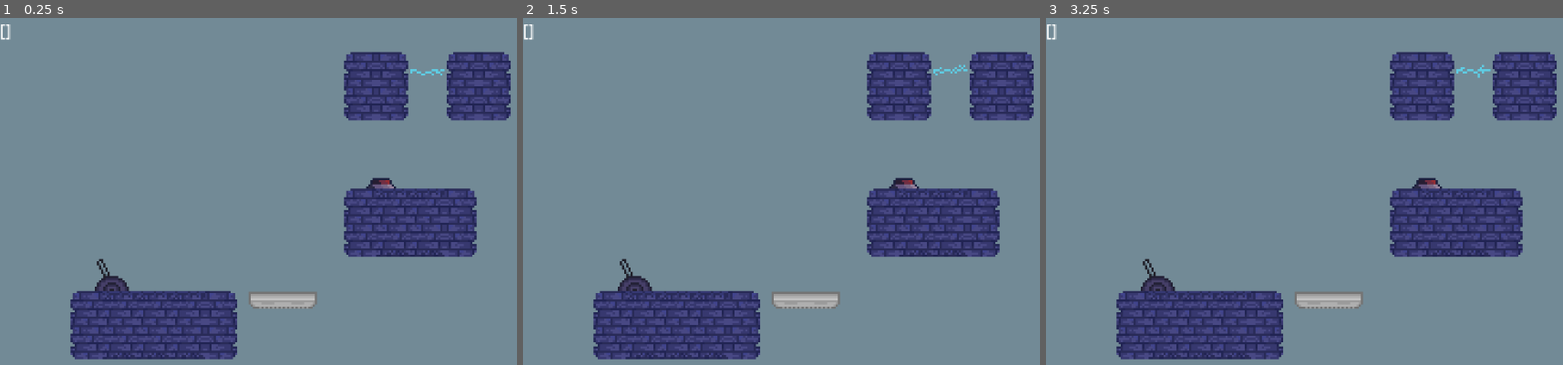
Above: before the commit, frames 1-3 (left to right).
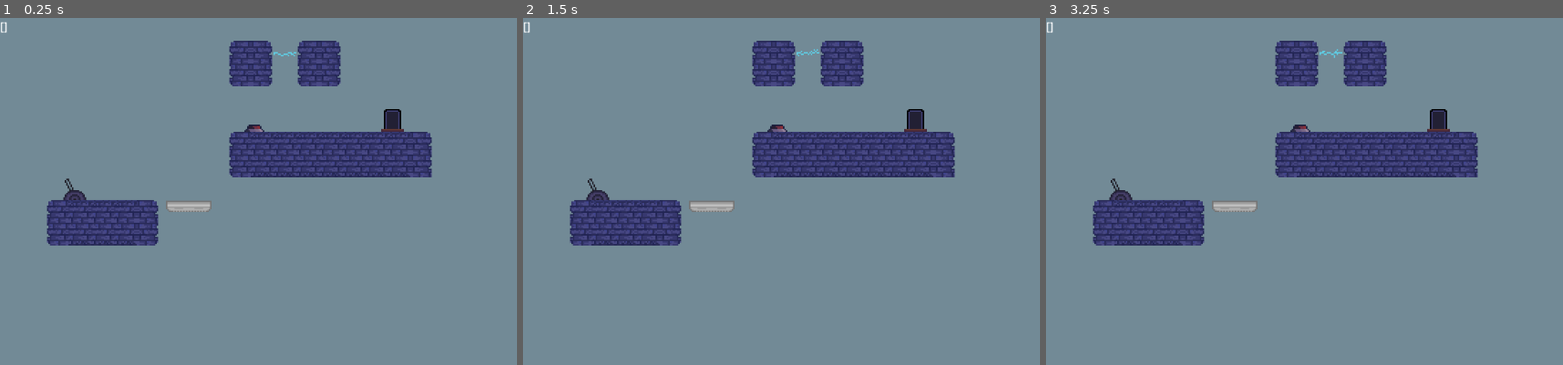
Above: after the commit, the same moments.

Repository: bsimovic93/CO-OP-2D-Project
Game: Godot game, scene res://scenes/main.tscn
Same seed, same stepped clock (60 frames per second), same inputs: the game is played once before the commit and once after it.
Inputs:
- Up to frame 1 (0.25 s): no input
- Up to frame 2 (1.5 s): tap Enter (ui_accept) at 0.5, 0.77, 1.25 s; hold Right (ui_right) from 0.53 s (still down); tap E (interact) at 0.6, 1.35 s
- Up to frame 3 (3.25 s): tap Enter (ui_accept) at 1.52, 2.75, 3.02 s; tap F (reset) at 2 s; release Right (ui_right) at 2.03 s; hold Left (ui_left) 2.03-2.78 s; tap E (interact) at 2.1, 2.85 s; hold Right (ui_right) from 2.78 s (still down)

The runs differ from the first frame. In frame 1, 28% of the frame differs, in the area x 0-99%, y 1-99%; in frame 2, 28%; in frame 3, 28%.

Commit message:
Feat: player death

Diff:
--- a/project.godot
+++ b/project.godot
@@ -18,7 +18,7 @@
 [autoload]
 
 InteractionManager="*res://scripts/interactions.gd"
-GameManager="*res://scripts/player_manager.gd"
+GameManager="*res://scripts/game_manager.gd"
 
 [display]
 
--- /dev/null
+++ b/scenes/exit.tscn
@@ -0,0 +1,18 @@
+[gd_scene load_steps=3 format=3 uid="uid://bolq60lmrqtgo"]
+
+[ext_resource type="Texture2D" uid="uid://f2jvxngadbnb" path="res://sprites/Sprite-door.png" id="1_sqwof"]
+
+[sub_resource type="RectangleShape2D" id="RectangleShape2D_ewmlo"]
+size = Vector2(30, 30)
+
+[node name="Exit" type="Node2D"]
+position = Vector2(551, 144)
+
+[node name="Sprite2D" type="Sprite2D" parent="."]
+scale = Vector2(2, 2)
+texture = ExtResource("1_sqwof")
+
+[node name="Area2D" type="Area2D" parent="."]
+
+[node name="CollisionShape2D" type="CollisionShape2D" parent="Area2D"]
+shape = SubResource("RectangleShape2D_ewmlo")
--- a/scenes/player.gd
+++ b/scenes/player.gd
@@ -3,6 +3,8 @@
 
 const SPEED = 150.0
 const JUMP_VELOCITY = -300.0
+
+signal hit(player_id);
 
 # Get the gravity from the project settings to be synced with RigidBody nodes.
 var gravity = ProjectSettings.get_setting("physics/2d/default_gravity")
@@ -33,6 +35,17 @@
 
 		move_and_slide()
 
+func die():
+	hit.emit(multiplayer.get_unique_id())
+
+
 func _enter_tree():
 	print('multiplayer started')
 	set_multiplayer_authority(name.to_int());
+
+
+func _on_area_2d_area_shape_entered(area_rid, area, area_shape_index, local_shape_index):
+	if area.get_node('../').is_in_group('Shocker'):
+			print('ded')
+			die()
+	pass # Replace with function body.
--- a/scenes/player.tscn
+++ b/scenes/player.tscn
@@ -1,11 +1,10 @@
-[gd_scene load_steps=5 format=3 uid="uid://3tomt6dwwlfx"]
+[gd_scene load_steps=6 format=3 uid="uid://3tomt6dwwlfx"]
 
 [ext_resource type="Script" path="res://scenes/player.gd" id="1_1i0h1"]
 [ext_resource type="Texture2D" uid="uid://f6bvkgfyd53a" path="res://sprites/Sprite-0001.png" id="1_p4o1x"]
 
-[sub_resource type="CapsuleShape2D" id="CapsuleShape2D_nsm6k"]
-radius = 11.0
-height = 38.0
+[sub_resource type="RectangleShape2D" id="RectangleShape2D_nj16b"]
+size = Vector2(20, 30)
 
 [sub_resource type="SceneReplicationConfig" id="SceneReplicationConfig_r58fd"]
 properties/0/path = NodePath(".:position")
@@ -13,15 +12,28 @@
 properties/0/sync = true
 properties/0/watch = false
 
+[sub_resource type="CapsuleShape2D" id="CapsuleShape2D_nsm6k"]
+radius = 8.0
+height = 38.0
+
 [node name="Player" type="CharacterBody2D"]
 script = ExtResource("1_1i0h1")
+
+[node name="Area2D" type="Area2D" parent="."]
+
+[node name="CollisionShape2D" type="CollisionShape2D" parent="Area2D"]
+position = Vector2(0, 1)
+shape = SubResource("RectangleShape2D_nj16b")
+debug_color = Color(0.94902, 0.0470588, 0.556863, 0.419608)
 
 [node name="Sprite2D" type="Sprite2D" parent="."]
 scale = Vector2(2, 2)
 texture = ExtResource("1_p4o1x")
 
+[node name="MultiplayerSynchronizer" type="MultiplayerSynchronizer" parent="."]
+replication_config = SubResource("SceneReplicationConfig_r58fd")
+
 [node name="CollisionShape2D" type="CollisionShape2D" parent="."]
 shape = SubResource("CapsuleShape2D_nsm6k")
 
-[node name="MultiplayerSynchronizer" type="MultiplayerSynchronizer" parent="."]
-replication_config = SubResource("SceneReplicationConfig_r58fd")
+[connection signal="area_shape_entered" from="Area2D" to="." method="_on_area_2d_area_shape_entered"]
--- /dev/null
+++ b/scenes/shocker.tscn
@@ -0,0 +1,38 @@
+[gd_scene load_steps=6 format=3 uid="uid://dsptw5o7mxk6v"]
+
+[ext_resource type="Texture2D" uid="uid://dkijp52414v3w" path="res://sprites/Voltage/Sprite-0001.png" id="1_kdcdn"]
+[ext_resource type="Texture2D" uid="uid://ygtbrwph86xu" path="res://sprites/Voltage/Sprite-0002.png" id="2_trq4d"]
+[ext_resource type="Texture2D" uid="uid://cmter1eore1pu" path="res://sprites/Voltage/Sprite-0003.png" id="3_iavj3"]
+
+[sub_resource type="SpriteFrames" id="SpriteFrames_63jca"]
+animations = [{
+"frames": [{
+"duration": 1.0,
+"texture": ExtResource("1_kdcdn")
+}, {
+"duration": 1.0,
+"texture": ExtResource("2_trq4d")
+}, {
+"duration": 1.0,
+"texture": ExtResource("3_iavj3")
+}],
+"loop": true,
+"name": &"default",
+"speed": 15.0
+}]
+
+[sub_resource type="RectangleShape2D" id="RectangleShape2D_qjosb"]
+size = Vector2(20, 6)
+
+[node name="Shocker" type="Node2D" groups=["Shocker"]]
+scale = Vector2(2, 2)
+
+[node name="AnimatedSprite2D" type="AnimatedSprite2D" parent="."]
+sprite_frames = SubResource("SpriteFrames_63jca")
+autoplay = "default"
+frame_progress = 0.851712
+
+[node name="Area2D" type="Area2D" parent="."]
+
+[node name="CollisionShape2D" type="CollisionShape2D" parent="Area2D"]
+shape = SubResource("RectangleShape2D_qjosb")
--- a/scenes/test_level.tscn
+++ b/scenes/test_level.tscn
@@ -6,9 +6,8 @@
 [ext_resource type="PackedScene" uid="uid://cw8cj6spbovjj" path="res://scenes/lever.tscn" id="3_vb48e"]
 [ext_resource type="PackedScene" uid="uid://bdc2lgjopapjf" path="res://scenes/moving_platform.tscn" id="5_k176b"]
 [ext_resource type="PackedScene" uid="uid://buu4gbx06eppv" path="res://scenes/button.tscn" id="6_srke2"]
-[ext_resource type="Texture2D" uid="uid://dkijp52414v3w" path="res://sprites/Voltage/Sprite-0001.png" id="7_5erku"]
-[ext_resource type="Texture2D" uid="uid://ygtbrwph86xu" path="res://sprites/Voltage/Sprite-0002.png" id="8_x5vbq"]
-[ext_resource type="Texture2D" uid="uid://cmter1eore1pu" path="res://sprites/Voltage/Sprite-0003.png" id="9_8oj2p"]
+[ext_resource type="PackedScene" uid="uid://dsptw5o7mxk6v" path="res://scenes/shocker.tscn" id="7_0t6am"]
+[ext_resource type="PackedScene" uid="uid://bolq60lmrqtgo" path="res://scenes/exit.tscn" id="8_47ssy"]
 
 [sub_resource type="TileSetAtlasSource" id="TileSetAtlasSource_rbi3w"]
 texture = ExtResource("1_0yd4s")
@@ -53,23 +52,6 @@
 physics_layer_0/collision_layer = 1
 sources/0 = SubResource("TileSetAtlasSource_rbi3w")
 
-[sub_resource type="SpriteFrames" id="SpriteFrames_63jca"]
-animations = [{
-"frames": [{
-"duration": 1.0,
-"texture": ExtResource("7_5erku")
-}, {
-"duration": 1.0,
-"texture": ExtResource("8_x5vbq")
-}, {
-"duration": 1.0,
-"texture": ExtResource("9_8oj2p")
-}],
-"loop": true,
-"name": &"default",
-"speed": 15.0
-}]
-
 [node name="TestLevel" type="Node2D"]
 script = ExtResource("1_8qp7s")
 player_scene = ExtResource("2_e1wdq")
@@ -78,11 +60,10 @@
 scale = Vector2(2, 2)
 tile_set = SubResource("TileSet_gftc8")
 format = 2
-layer_0/tile_data = PackedInt32Array(524293, 65536, 0, 52429 …(169 unchanged characters)… 91, 65536, 0, 327692, 65536, 0, 327693, 131072, 0, 393226, 0, 2, 393229, 131072, 2, 393227, 65536, 2, 393228, 65536, 2, 131082, 0, 2, 131083, 131072, 2, 131085, 0, 2, 131086, 131072, 2, 65546, 0, 0, 65547, 131072, 0, 65549, 0, 0, 65550, 131072, 0)
+layer_0/tile_data = PackedInt32Array(524293, 65536, 0, 52429 …(169 unchanged characters)… 91, 65536, 0, 327692, 65536, 0, 327693, 65536, 0, 393226, 0, 2, 393229, 65536, 2, 393227, 65536, 2, 393228, 65536, 2, 131082, 0, 2, 131083, 131072, 2, 131085, 0, 2, 131086, 131072, 2, 65546, 0, 0, 65547, 131072, 0, 65549, 0, 0, 65550, 131072, 0, 327694, 65536, 0, 393230, 65536, 2, 327695, 65536, 0, 393231, 65536, 2, 327696, 65536, 0, 393232, 65536, 2, 327698, 131072, 0, 393234, 131072, 1, 327697, 65536, 0, 393233, 65536, 2)
 
 [node name="Camera2D" type="Camera2D" parent="."]
 anchor_mode = 0
-zoom = Vector2(1.5, 1.5)
 
 [node name="MovingPlatform" parent="." instance=ExtResource("5_k176b")]
 
@@ -96,14 +77,8 @@
 button_id = 69
 lightnig_gate = NodePath("../Shocker")
 
-[node name="Shocker" type="Node2D" parent="."]
-scale = Vector2(2, 2)
-
-[node name="AnimatedSprite2D" type="AnimatedSprite2D" parent="Shocker"]
-position = Vector2(200, 25)
-sprite_frames = SubResource("SpriteFrames_63jca")
-autoplay = "default"
-frame_progress = 0.851712
+[node name="Shocker" parent="." instance=ExtResource("7_0t6am")]
+position = Vector2(400, 50)
 
 [node name="SpawnPoints" type="Node2D" parent="."]
 
@@ -117,3 +92,5 @@
 offset_right = 40.0
 offset_bottom = 23.0
 text = "this is interaction 1"
+
+[node name="Exit" parent="." instance=ExtResource("8_47ssy")]
--- a/scripts/player_manager.gd
+++ b/scripts/game_manager.gd
@@ -1,13 +1,18 @@
 extends Node
 
 var connected_players = {}
+var current_scene;
 
 
 # Called when the node enters the scene tree for the first time.
 func _ready():
+	print('Test')
 	pass # Replace with function body.
 
 
 # Called every frame. 'delta' is the elapsed time since the previous frame.
 func _process(delta):
 	pass
+
+func handle_player_hit(player_id):
+	print('game over:')
--- a/scripts/test_level.gd
+++ b/scripts/test_level.gd
@@ -7,6 +7,7 @@
 	for i in GameManager.connected_players:
 		var current_player = player_scene.instantiate()
 		current_player.name = str(GameManager.connected_players[i].id)
+		current_player.hit.connect(GameManager.handle_player_hit);
 		add_child(current_player)
 		for spawn in get_tree().get_nodes_in_group('PlayerSpawnPoint'):
 			if spawn.name == str(index):
Not shown: 1 places in scenes/test_level.tscn that only renumber resources
Binary file added: sprites/Sprite-door.png
Not shown, added: sprites/Sprite-door.png.import
